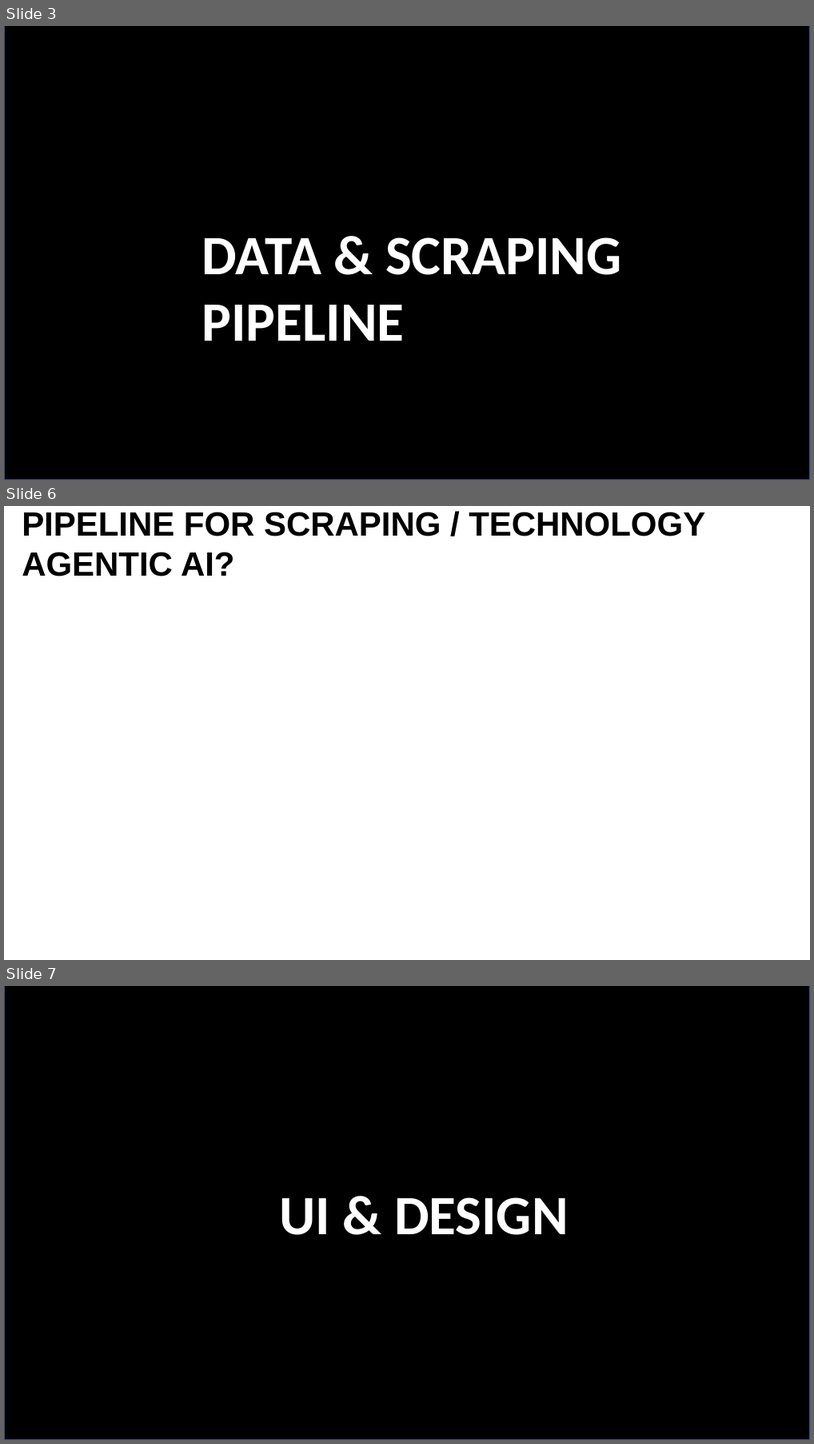
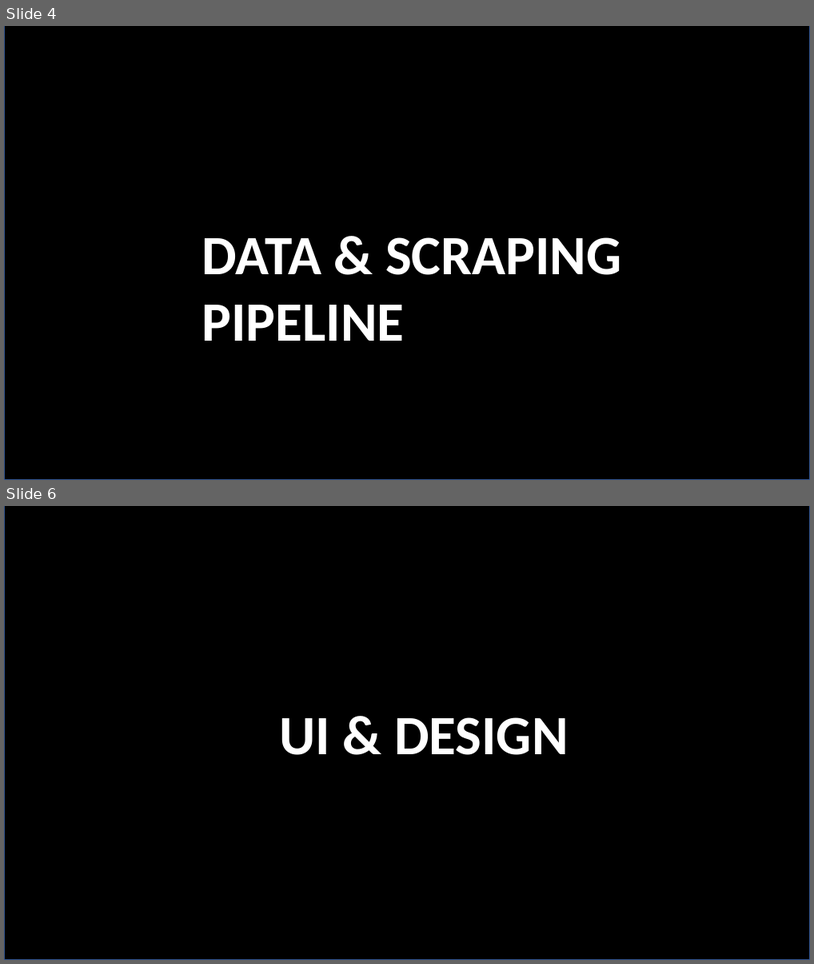
Before and after one commit to DerKevinRiehl/mit_ai_hackathon_2025, a slide deck: task_description/Brainstorming.pptx. Shown one above the other, each under a label of ours: slides 3, 6 and 7 before the commit, slides 4 and 6 after it; the slides between them are not shown. The pictures are 814x1444 and 814x964 pixels, drawn with LibreOffice and Linux fonts; fonts in the diff are those of the drawing. Boxes give left, top, right and bottom in pixels: in the first picture for what was removed or moved away, otherwise in the second. Text is boxed around its words. In the diff, an @@ line names an element or a change of style, - is before the commit and + after.

```diff
--- a/task_description/Brainstorming.pptx
+++ b/task_description/Brainstorming.pptx
@@ slide 6 removed at [4, 506, 810, 960], background #FFFFFF @@
@@ text removed at [22, 512, 706, 576] @@
-PIPELINE FOR SCRAPING / TECHNOLOGY
-AGENTIC AI?
@@ what was slide 3 is now slide 4 @@
@@ what was slide 7 is now slide 6 @@
```
Also in this commit, not shown: 1 slide changed, 1 slide added, 1 other slide removed, 8 other files.
